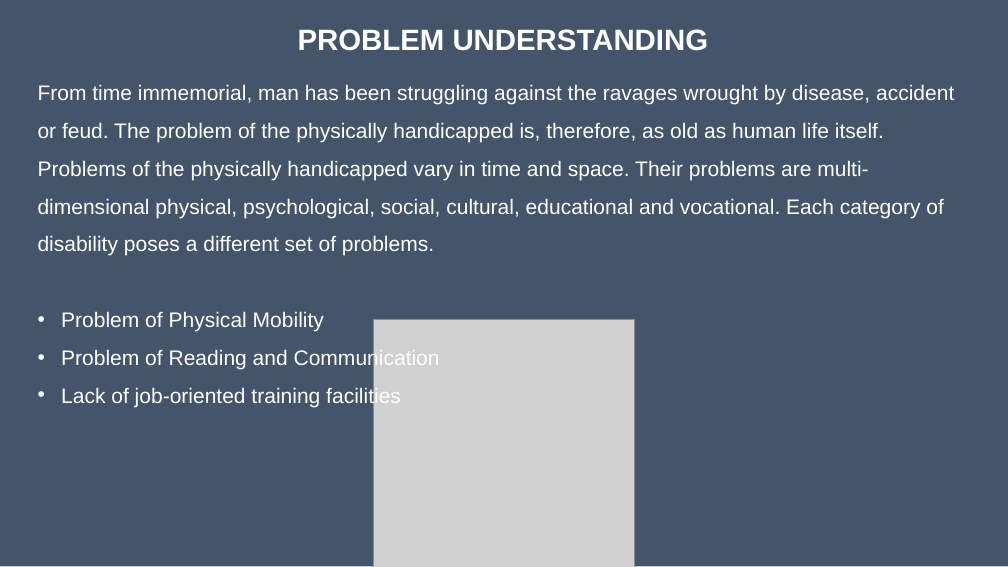
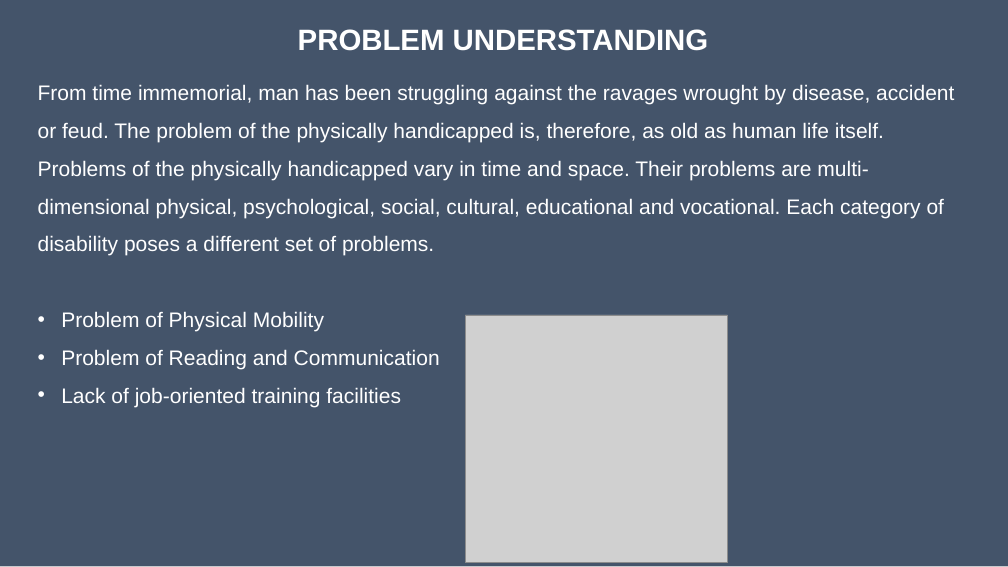
Before and after one commit to Durgnan/Final_Year_Project, a slide deck: slide 5 of Phase PPT/Durgesh Nandan/0th Phase/SakshamPPT.pptx. Drawn at 1008x567 pixels with LibreOffice and Linux fonts; fonts in the diff are those of the drawing; grey boxes stand for pictures. Boxes give left, top, right and bottom in pixels: in the first picture for what was removed or moved away, otherwise in the second. Text is boxed around its words. In the diff, an @@ line names an element or a change of style, - is before the commit and + after.

```diff
--- a/Phase PPT/Durgesh Nandan/0th Phase/SakshamPPT.pptx
+++ b/Phase PPT/Durgesh Nandan/0th Phase/SakshamPPT.pptx
@@ text "From time immemorial, man has ..." rewrapped from [38,84,954,407] to [38,84,954,369] @@
@@ picture removed at [373,319,634,567] @@
@@ picture added at [466,315,727,563] @@
```
Also in this commit, not shown: 10 other slides changed, 2 slides added, 2 slides removed, 1 other file.
